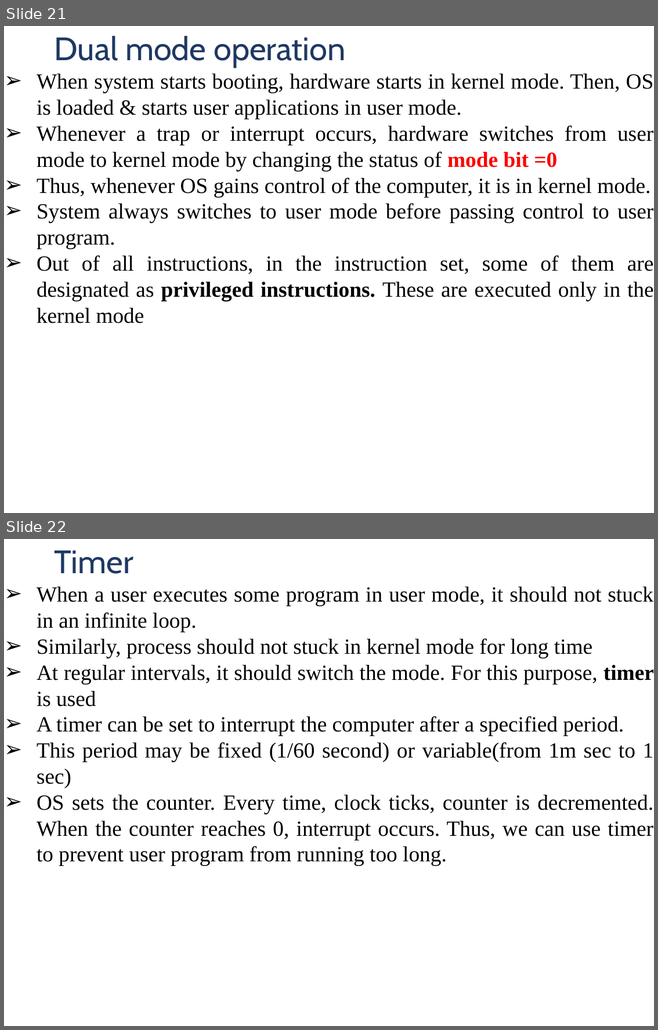
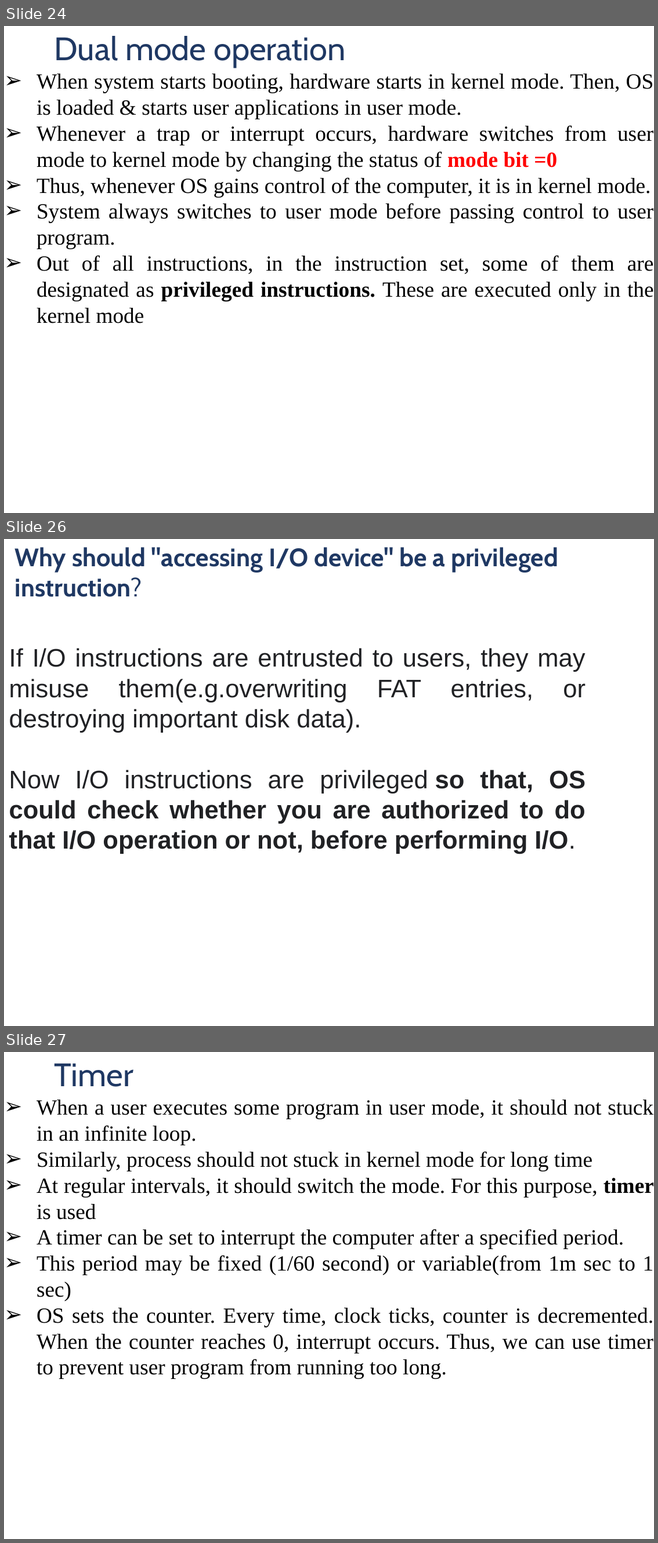
Before and after one commit to arjundontflex/notes.github.io, a slide deck: OS/OS_Module1_2023.pptx. Shown one above the other, each under a label of ours: slides 21 and 22 before the commit, slides 24, 26 and 27 after it; the slides between them are not shown. The pictures are 658x1030 and 658x1543 pixels, drawn with LibreOffice and Linux fonts; fonts in the diff are those of the drawing; background and template pictures are left out. Boxes give left, top, right and bottom in pixels: in the first picture for what was removed or moved away, otherwise in the second. Text is boxed around its words. In the diff, an @@ line names an element or a change of style, - is before the commit and + after.

```diff
--- a/OS/OS_Module1_2023.pptx
+++ b/OS/OS_Module1_2023.pptx
@@ slide 26 added at [4,539,654,1026], background #FFFFFF @@
@@ title added at [15,547,558,597], 28 pt, text #1F3863, bold @@
+Why should "accessing I/O device" be a privileged instruction?
@@ text added at [9,648,585,854], 28 pt, text #202124 @@
+If I/O instructions are entrusted to users, they may misuse them(e.g.overwriting FAT entries, or destroying important disk data).
+Now I/O instructions are privileged so that, OS could check whether you are authorized to do that I/O operation or not, before performing I/O.
@@ what was slide 21 is now slide 24 @@
@@ what was slide 22 is now slide 27 @@
```
Also in this commit, not shown: 11 slides changed, 5 other slides added, 5 other files.
